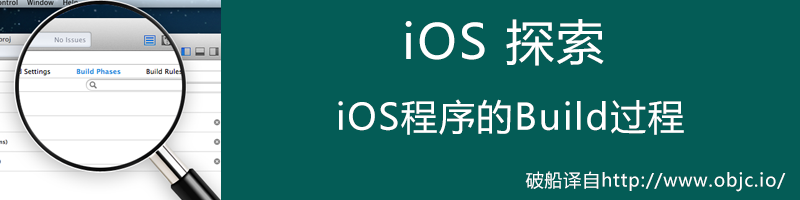
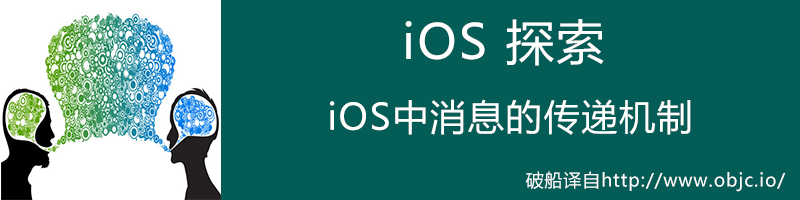
Comparing the layer stacks of the two 800 × 200 images. Changes:
added group "iOS中消息的传递机制" with 6 layers above "探索iOS程序的Build过程" over [1, 0, 691, 200]
added group "0" (1st of 9, in "iOS中消息的传递机制") with 5 layers in group "iOS中消息的传递机制" over [1, 0, 691, 200]
added layer "communication-pattern" in group "0" over [1, 0, 221, 200]
added layer "定制iOS 7中的导航栏和状态栏" (1st of 5, in "iOS中消息的传递机制" › "0") in group "0" over [330, 99, 691, 135]
added layer "图层 0" (1st of 15, in "iOS中消息的传递机制" › "0") in group "0" over [330, 99, 691, 135]
hid group "探索iOS程序的Build过程" (6 layers) over [0, 0, 691, 200]
